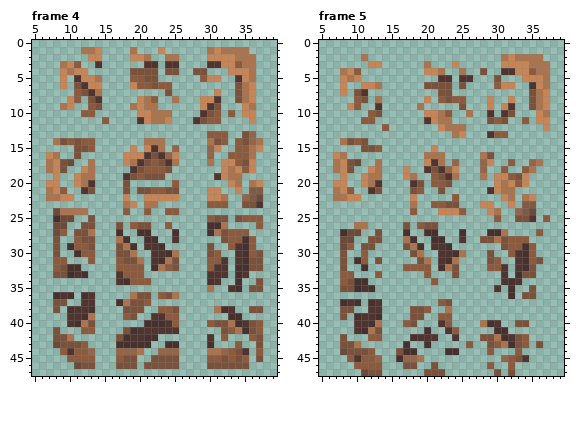
One commit to this pixel-art file: Assets/Props/Box_destruction.aseprite. The picture above is the old version.
48x48 pixels, 10 frames. Shown: frame 4: x 5..39, y 0..47; frame 5: x 5..39, y 0..47. The commit also changed other frames, which this record leaves out.
Now the later version:
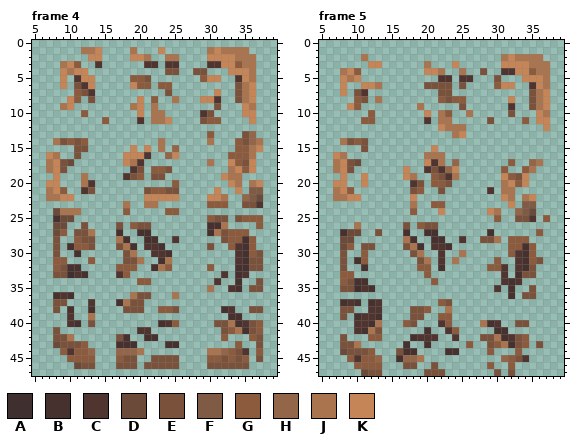
Palette (. is transparent): A #402f2f  B #47312f  C #4f342f  D #6b4a39  E #7a523b  F #7f5b45  G #8c5b3e  H #93664a  J #aa744f  K #c68556
The exact change:
Changed rows in their new state; - is an unchanged pixel.
Frame 4:
first column x 11:
 4 --------....-----------
 5 ---.-------.-----------
 6 ---.-------.-----------
 7 ---.-------------------
 8 ---.------.------------
 9 --..------.-------..---
10 --.-------.--.------.-.
11 ----------.------.-----
13 --------------------..-
14 --.-------..--------..-
15 --.--------.-------..--
16 -----------..------.---
17 --.-------.....------.-
18 -..-------.----------.-
19 .-.-------.---------.--
20 .------.---------------
21 -------.-.---------.---
22 -------.---------------
23 --------.--------------
24 -.--------.------------
25 --.--------------------
26 --.----------.---------
27 --------------.--------
30 -..---.-------.----..--
31 ------.----.--.----...-
32 ---------.----.-----..-
33 --------..---------..--
34 ------...----------.---
36 -..---------..---------
37 -.--------.------------
38 ..------------------.--
39 ..-----..--....--------
40 -.--------..-------.---
41 -..----..--....--------
42 --------..---------.---
43 ---------..--------.---
44 ------------...--------
Frame 5:
first column x 11:
 8 ---------.--------.--
 9 --.---------------.-.
10 --.-------.-------.-.
11 ----------.--------..
12 ---.-----------------
13 ------------------...
15 -..------------------
16 -----------------..--
17 --.--------------..--
18 -..--------------.---
19 -..--------------.-.-
20 -..----------------.-
21 -..----------------.-
22 -------------.-------
23 ------------..---..--
24 ------------...------
26 .--------------------
27 --------------.----..
28 -..-----------------.
29 --------------------.
30 ------------..----.--
31 --.---------.-----.--
32 ------..----..-------
33 --.----------.-------
Changed places in both pictures, as pixel boxes (x1, y1, x2, y2):
erased: (74, 68, 235, 355)
erased: (424, 96, 438, 124)
erased: (445, 96, 508, 278)
erased: (361, 103, 389, 278)
erased: (403, 264, 417, 271)
